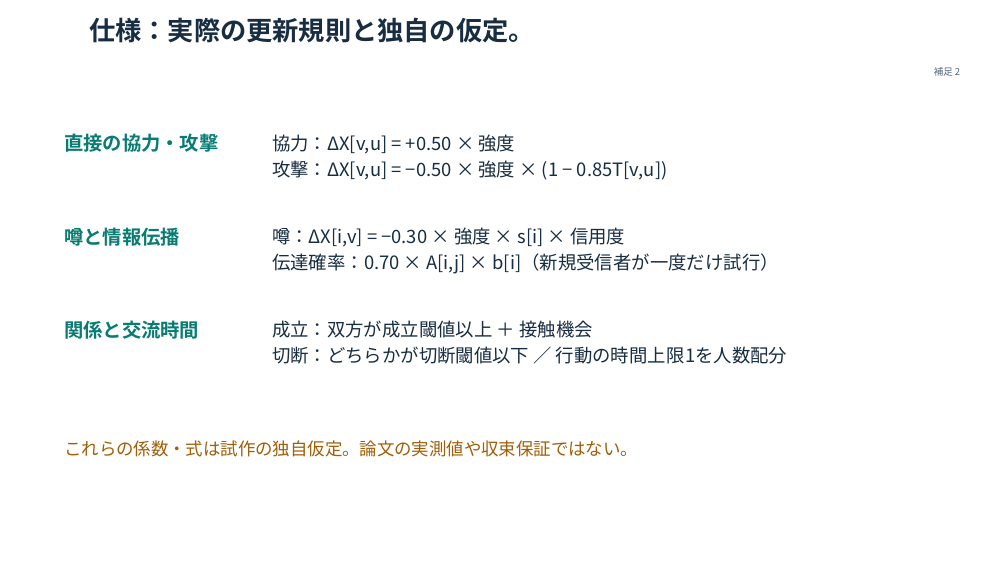
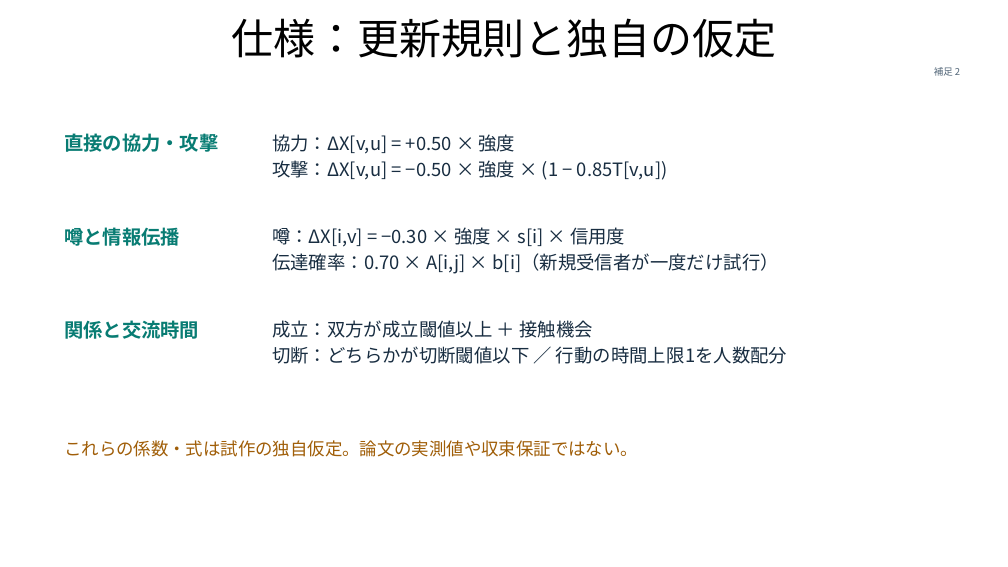
Before and after one commit to maton369/social-relationship-lab, a slide deck: slide 10 of presentation/Social_Relationship_Lab.pptx. Drawn at 1008x567 pixels with LibreOffice and Linux fonts; fonts in the diff are those of the drawing; background and template pictures are left out. Boxes give left, top, right and bottom in pixels: in the first picture for what was removed or moved away, otherwise in the second. Text is boxed around its words. In the diff, an @@ line names an element or a change of style, - is before the commit and + after.

```diff
--- a/presentation/Social_Relationship_Lab.pptx
+++ b/presentation/Social_Relationship_Lab.pptx
@@ title "仕様：更新規則と独自の仮定" at box(231, 18, 776, 58): vertical alignment top to middle @@
@@ title at box(231, 18, 776, 58): text changed; size 25 to 40 pt; text colour #182D41 to #000000; bold off @@
-仕様：実際の更新規則と独自の仮定。
+仕様：更新規則と独自の仮定
```
Also in this commit, not shown: 11 other slides changed, 23 other files.
